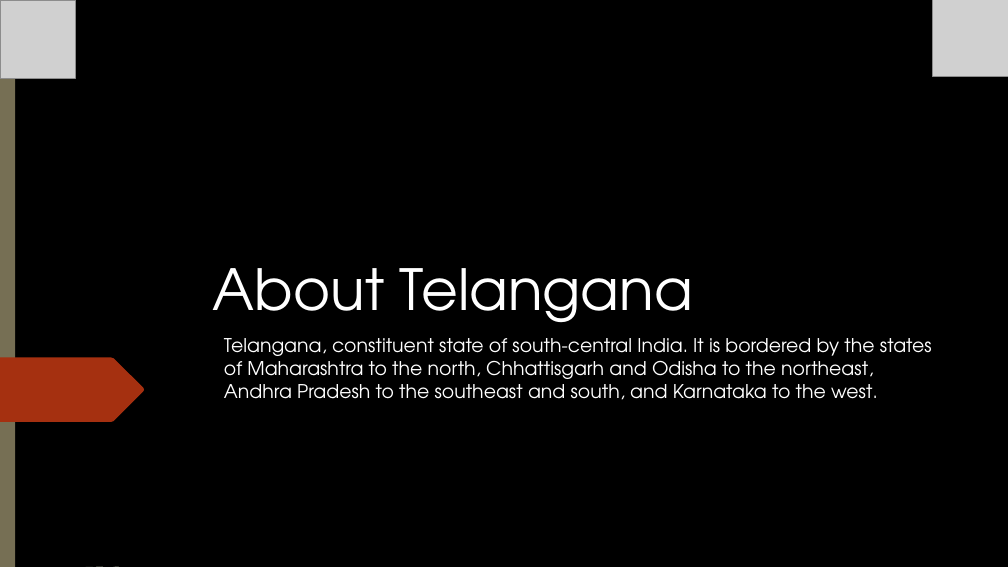
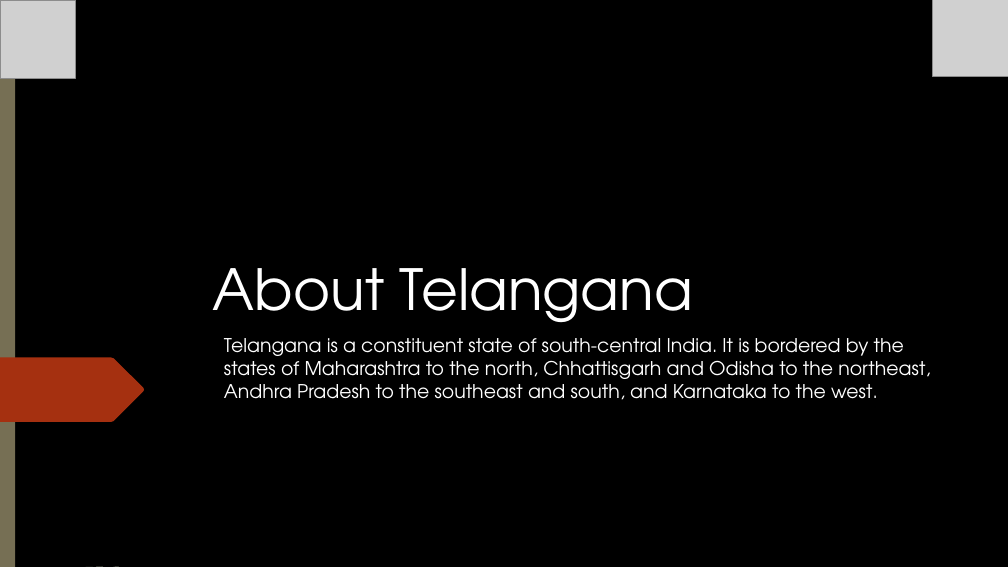
Before and after one commit to Kartik-Lohar/Telangana_Tourism, a slide deck: slide 2 of Tourism Challenge by Codebasics.pptx. Drawn at 1008x567 pixels with LibreOffice and Linux fonts; fonts in the diff are those of the drawing; grey boxes stand for pictures; background and template pictures are left out. Boxes give left, top, right and bottom in pixels: in the first picture for what was removed or moved away, otherwise in the second. Text is boxed around its words. In the diff, an @@ line names an element or a change of style, - is before the commit and + after.

```diff
--- a/Tourism Challenge by Codebasics.pptx
+++ b/Tourism Challenge by Codebasics.pptx
@@ subtitle at [224, 338, 930, 400]: text changed @@
-Telangana, constituent state of south-central India. It is bordered by the states of Maharashtra to the north, Chhattisgarh and Odisha to the northeast, Andhra Pradesh to the southeast and south, and Karnataka to the west.
+Telangana is a constituent state of south-central India. It is bordered by the states of Maharashtra to the north, Chhattisgarh and Odisha to the northeast, Andhra Pradesh to the southeast and south, and Karnataka to the west.
```
Also in this commit, not shown: 14 other slides changed, 1 slide added, 1 other file.
